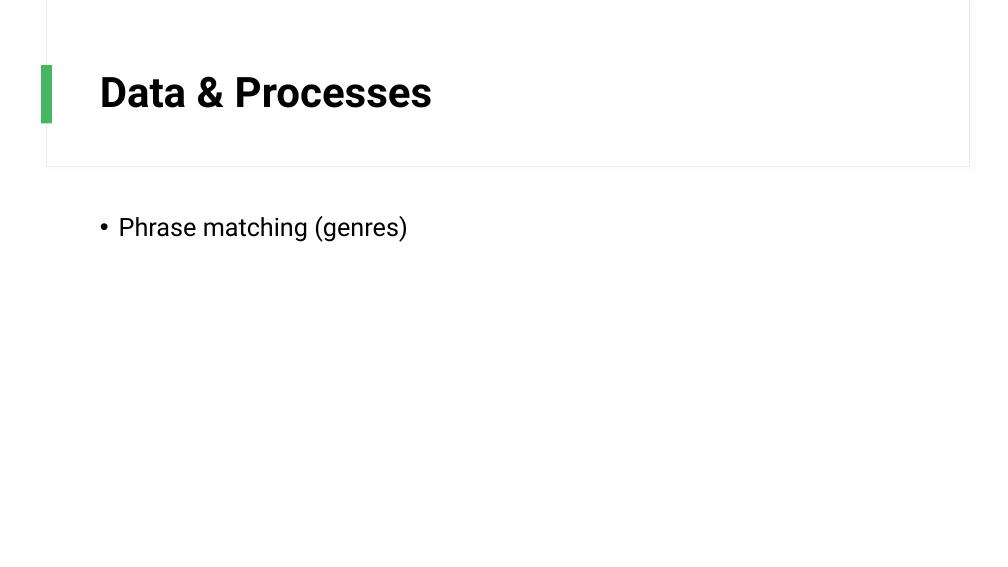
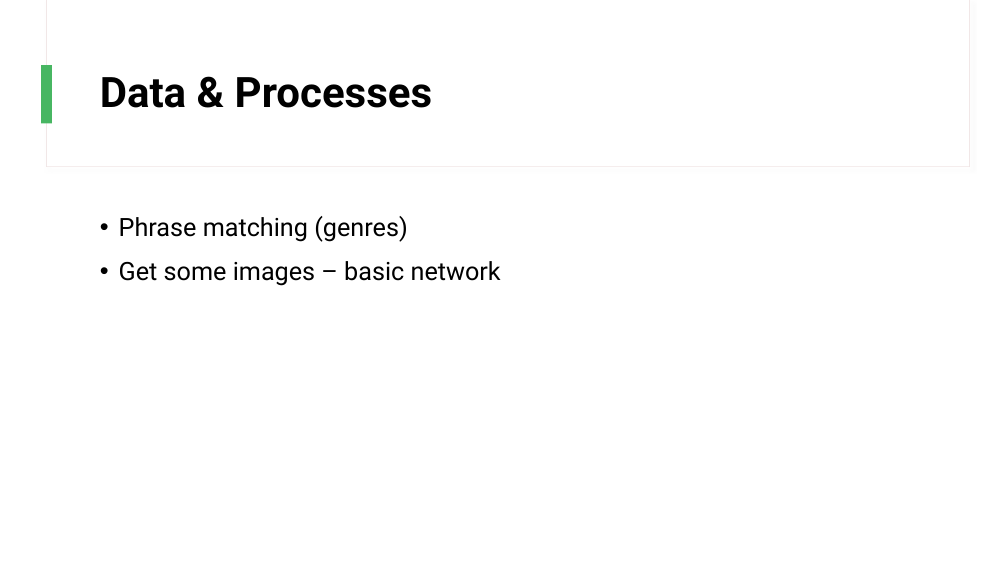
Before and after one commit to chan-chris/Metis_proj5, a slide deck: slide 5 of presentations/jazz_recs.pptx (slide 4 before the commit). Drawn at 1008x567 pixels with LibreOffice and Linux fonts; fonts in the diff are those of the drawing. Boxes give left, top, right and bottom in pixels: in the first picture for what was removed or moved away, otherwise in the second. Text is boxed around its words. In the diff, an @@ line names an element or a change of style, - is before the commit and + after.

```diff
--- a/presentations/jazz_recs.pptx
+++ b/presentations/jazz_recs.pptx
@@ text at bbox=[119, 261, 501, 286]: paragraph added @@
+• Get some images – basic network
```
Also in this commit, not shown: 5 other slides changed, 3 slides added, 1 slide removed, 3 other files.
